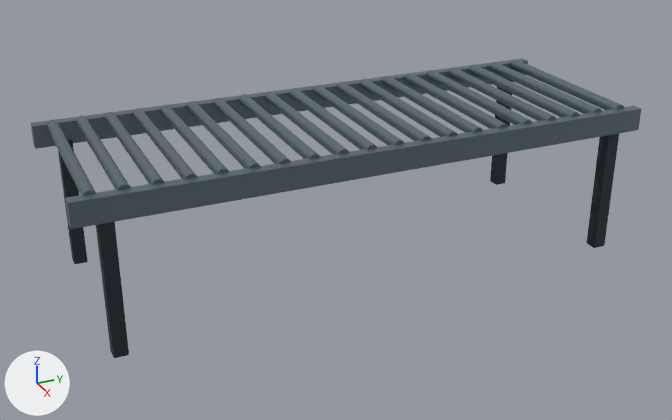
The glTF model public/models/ceram-mp5/roller-conveyor.glb: old version first, new version second.
Camera for both pictures: a 50 mm lens placed at (4.21, -1.93, 2.37), pointed at (0.04, -0.05, 0.29). Lighting does not change. The marker at lower left points along +X, +Y and +Z. The older version comes first. Where no turn or scale is listed for an object, it has been applied to the vertices.

Before the edit, the objects in view are built like this:
```python
me_mesh_0 = bpy.data.meshes.new('Mesh_0')
me_mesh_0.from_pydata(...)  # a box spanning x -0.5..0.5, y -0.5..0.5, z -0.5..0.5
me_mesh_0.materials.append(mat_material_0)  # dark blue #27333c
me_mesh_1 = bpy.data.meshes.new('Mesh_1')
me_mesh_1.from_pydata(...)  # a box spanning x -0.5..0.5, y -0.5..0.5, z -0.5..0.5
me_mesh_1.materials.append(mat_material_1)  # greyish blue #71838c
me_mesh_2 = bpy.data.meshes.new('Mesh_2')
me_mesh_2.from_pydata(...)  # 36 vertices, 64 faces; spans x -0.5..0.5, y -0.5..0.5, z -0.5..0.5
me_mesh_2.materials.append(mat_material_1)  # greyish blue #71838c
ob_mesh_0_003 = bpy.data.objects.new('Mesh_0.003', me_mesh_0)
ob_mesh_0_003.parent = ob_node_0
ob_mesh_0_003.location = (0.5, 1.35, 0.35)
ob_mesh_0_003.scale = (0.07, 0.07, 0.7)
ob_mesh_1 = bpy.data.objects.new('Mesh_1', me_mesh_1)
ob_mesh_1.parent = ob_node_0
ob_mesh_1.location = (-0.52, 0.0, 0.74)
ob_mesh_1.scale = (0.06, 3.0, 0.12)
ob_mesh_2_017 = bpy.data.objects.new('Mesh_2.017', me_mesh_2)
ob_mesh_2_017.parent = ob_node_0
ob_mesh_2_017.location = (0.0, 1.105, 0.79)
ob_mesh_2_017.rotation_euler = (0.0, -1.571, 0.0)  # degrees (0, -90, 0)
ob_mesh_2_017.scale = (0.06, 0.06, 1.0)
# also in view: 'Mesh_2.009' at (0.0, -0.07, 0.79); 'Mesh_2.004' at (0.0, -0.81, 0.79); 'Mesh_2.015' at (0.0, 0.81, 0.79); 'Mesh_2.008' at (0.0, -0.22, 0.79); 'Mesh_2.001' at (0.0, -1.25, 0.79)
```
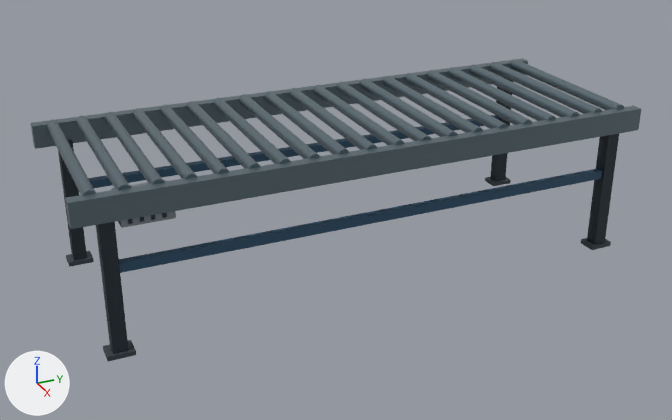
Edits to the scene script, one JSON object a line:
```json
{"op": "add", "block": "mat_machinegray", "code": ["mat_machinegray = principled_material('machineGray')", "mat_machinegray.base_color = (0.22, 0.258, 0.283)  # grey #818b91", "mat_machinegray.metallic = 0.25", "mat_machinegray.roughness = 0.6"]}
{"op": "add", "block": "mat_rackfoot", "code": ["mat_rackfoot = principled_material('rackFoot')", "mat_rackfoot.base_color = (0.0529, 0.0685, 0.0802)  # greyish blue #414a50", "mat_rackfoot.metallic = 0.25", "mat_rackfoot.roughness = 0.6"]}
{"op": "add", "block": "mat_machineframe", "code": ["mat_machineframe = principled_material('machineFrame')", "mat_machineframe.base_color = (0.0307, 0.0908, 0.162)  # dark blue #315570", "mat_machineframe.metallic = 0.25", "mat_machineframe.roughness = 0.6"]}
{"op": "add", "block": "me_mesh_5", "code": ["me_mesh_5 = bpy.data.meshes.new('Mesh_5')", "me_mesh_5.from_pydata(...)  # a box spanning x -0.07..0.07, y -0.12..0.12, z -0.065..0.065", "me_mesh_5.materials.append(mat_machinegray)  # grey #818b91"]}
{"op": "add", "block": "me_mesh_4", "code": ["me_mesh_4 = bpy.data.meshes.new('Mesh_4')", "me_mesh_4.from_pydata(...)  # a box spanning x -0.5..0.5, y -0.5..0.5, z -0.5..0.5", "me_mesh_4.materials.append(mat_rackfoot)  # greyish blue #414a50"]}
{"op": "add", "block": "me_mesh_3", "code": ["me_mesh_3 = bpy.data.meshes.new('Mesh_3')", "me_mesh_3.from_pydata(...)  # a box spanning x -0.5..0.5, y -0.5..0.5, z -0.5..0.5", "me_mesh_3.materials.append(mat_machineframe)  # dark blue #315570"]}
{"op": "add", "block": "ob_mesh_5", "code": ["ob_mesh_5 = bpy.data.objects.new('Mesh_5', me_mesh_5)", "ob_mesh_5.location = (0.47, -1.17, 0.706)"]}
{"op": "add", "block": "ob_mesh_4_003", "code": ["ob_mesh_4_003 = bpy.data.objects.new('Mesh_4.003', me_mesh_4)", "ob_mesh_4_003.parent = ob_node_0", "ob_mesh_4_003.location = (0.5, 1.35, 0.012)", "ob_mesh_4_003.scale = (0.1, 0.13, 0.024)"]}
{"op": "add", "block": "ob_mesh_4_002", "code": ["ob_mesh_4_002 = bpy.data.objects.new('Mesh_4.002', me_mesh_4)", "ob_mesh_4_002.parent = ob_node_0", "ob_mesh_4_002.location = (0.5, -1.35, 0.012)", "ob_mesh_4_002.scale = (0.1, 0.13, 0.024)"]}
{"op": "add", "block": "ob_mesh_3_001", "code": ["ob_mesh_3_001 = bpy.data.objects.new('Mesh_3.001', me_mesh_3)", "ob_mesh_3_001.parent = ob_node_0", "ob_mesh_3_001.location = (0.5, 0.0, 0.44)", "ob_mesh_3_001.scale = (0.042, 2.7, 0.045)"]}
{"op": "add", "block": "ob_mesh_4_001", "code": ["ob_mesh_4_001 = bpy.data.objects.new('Mesh_4.001', me_mesh_4)", "ob_mesh_4_001.parent = ob_node_0", "ob_mesh_4_001.location = (-0.5, 1.35, 0.012)", "ob_mesh_4_001.scale = (0.1, 0.13, 0.024)"]}
{"op": "add", "block": "ob_mesh_4", "code": ["ob_mesh_4 = bpy.data.objects.new('Mesh_4', me_mesh_4)", "ob_mesh_4.parent = ob_node_0", "ob_mesh_4.location = (-0.5, -1.35, 0.012)", "ob_mesh_4.scale = (0.1, 0.13, 0.024)"]}
{"op": "add", "block": "ob_mesh_3", "code": ["ob_mesh_3 = bpy.data.objects.new('Mesh_3', me_mesh_3)", "ob_mesh_3.parent = ob_node_0", "ob_mesh_3.location = (-0.5, 0.0, 0.44)", "ob_mesh_3.scale = (0.042, 2.7, 0.045)"]}
```

Where the change shows, as pixel boxes [x1, y1, x2, y2] in the pictures (672 x 420 px):
```json
{"object": "Mesh_3.001", "change": "added", "after": [119, 168, 602, 273]}
{"object": "Mesh_3", "change": "added", "after": [88, 115, 500, 188], "on screen": "mostly hidden"}
{"object": "Mesh_5", "change": "added", "after": [112, 180, 176, 228]}
{"object": "Mesh_4.002", "change": "added", "after": [103, 340, 136, 361]}
{"object": "Mesh_4", "change": "added", "after": [66, 251, 94, 267]}
{"object": "Mesh_4.003", "change": "added", "after": [581, 238, 611, 250]}
{"object": "Mesh_4.001", "change": "added", "after": [485, 177, 511, 186]}
```
